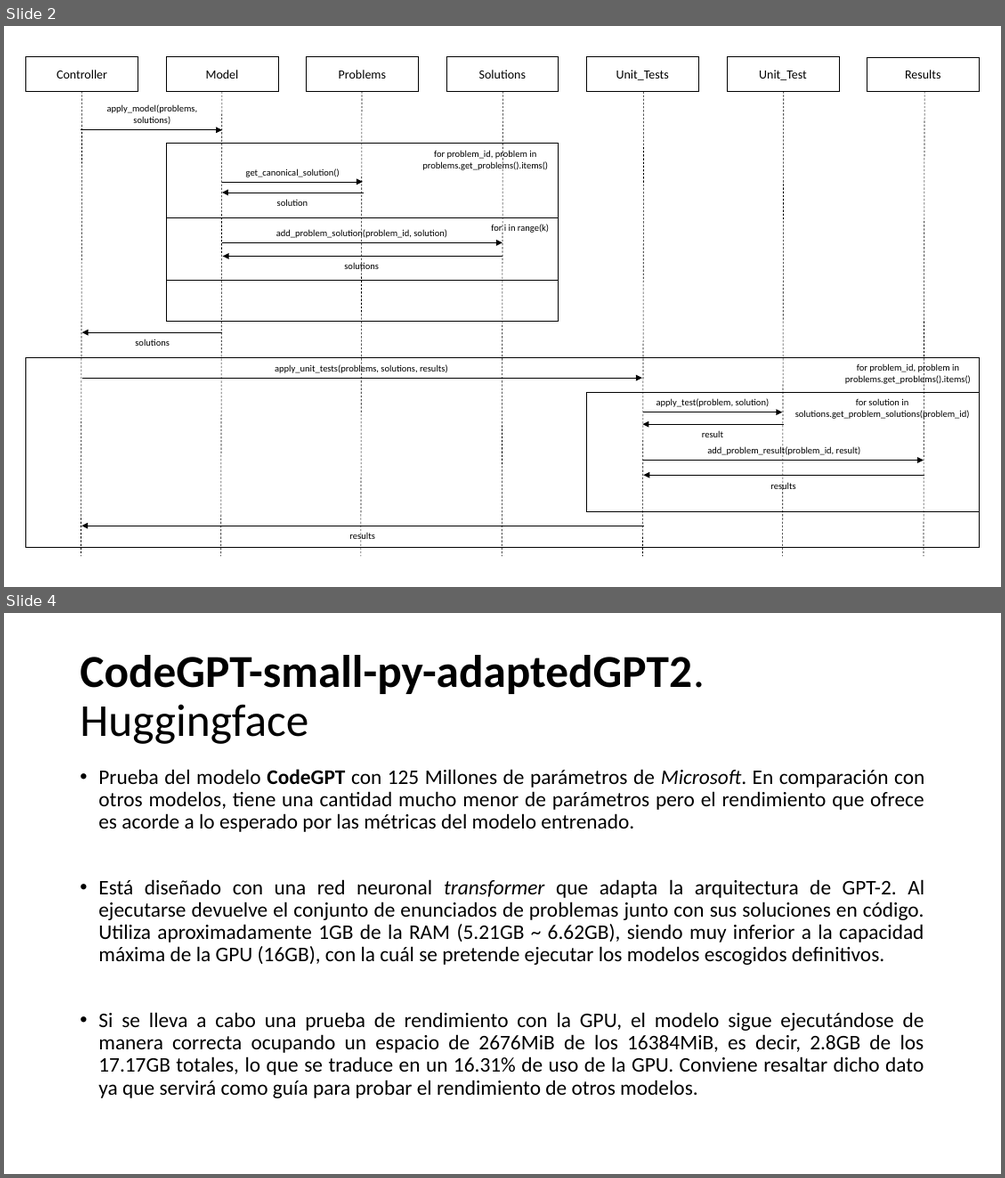
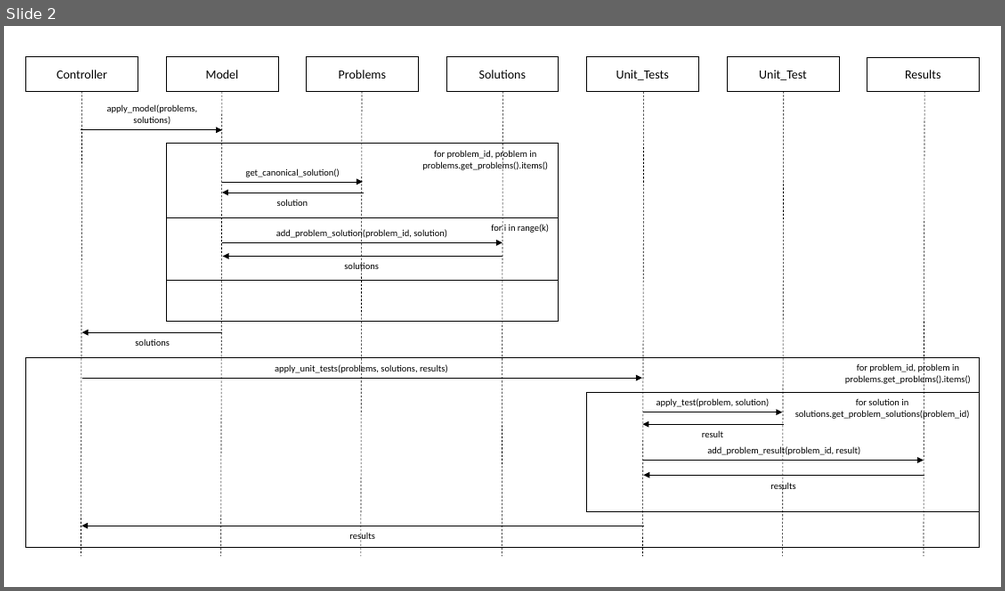
Before and after one commit to SergioCuencaNunez/AI-Pair-Programming, a slide deck: ai_docs/Diagramas.pptx. Shown one above the other, each under a label of ours: slides 2 and 4 before the commit, slide 2 after it; the slides between them are not shown. The pictures are 1005x1178 and 1005x591 pixels, drawn with LibreOffice and Linux fonts; fonts in the diff are those of the drawing. Boxes give left, top, right and bottom in pixels: in the first picture for what was removed or moved away, otherwise in the second. Text is boxed around its words. In the diff, an @@ line names an element or a change of style, - is before the commit and + after.

```diff
--- a/ai_docs/Diagramas.pptx
+++ b/ai_docs/Diagramas.pptx
@@ slide 4 removed at bbox=[4, 613, 1001, 1174], background #FFFFFF @@
@@ title removed at bbox=[80, 655, 704, 744] @@
-CodeGPT-small-py-adaptedGPT2. Huggingface
@@ text removed at bbox=[98, 769, 924, 1098] @@
-• Prueba del modelo CodeGPT con 125 Millones de parámetros de Microsoft. En comparación con otros modelos, tiene una cantidad mucho menor de parámetros pero el rendimiento que ofrece es acorde a lo esperado por las métricas del modelo entrenado.
-• Está diseñado con una red neuronal transformer que adapta la arquitectura de GPT-2. Al ejecutarse devuelve el conjunto de enunciados de problemas junto con sus soluciones en código. Utiliza aproximadamente 1GB de la RAM (5.21GB ~ 6.62GB), siendo muy inferior a la capacidad máxima de la GPU (16GB), con la cuál se pretende ejecutar los modelos escogidos definitivos.
-• Si se lleva a cabo una prueba de rendimiento con la GPU, el modelo sigue ejecutándose de manera correcta ocupando un espacio de 2676MiB de los 16384MiB, es decir, 2.8GB de los 17.17GB totales, lo que se traduce en un 16.31% de uso de la GPU. Conviene resaltar dicho dato ya que servirá como guía para probar el rendimiento de otros modelos.
```
Also in this commit, not shown: 1 other slide removed, 4 other files.
